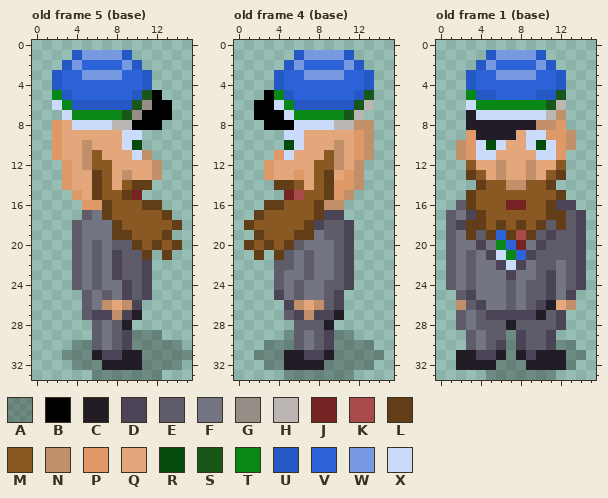
Two states of a pixel-art file, art/cfe-ksv-sass.aseprite. This is how it looked before the edit.
16x34 pixels, 5 frames. Shown: old frame 5 (base), old frame 4 (base), old frame 1 (base). The commit also changed other frames, which this record leaves out.
Visible layers, top first: "kasi", "kann", "fraater", "shadow" opacity 27%.
Palette (. is transparent): A #00000046  B #000000  C #221c26  D #4b4356  E #5f5c6a  F #737582  G #968d86  H #bbb6b3  J #762323  K #a84a4a  L #613e18  M #8a5822  N #c28f6b  P #df9968  Q #e3a77b  R #054c0c  S #185717  T #098717  U #2658c5  V #2d63d8  W #7799e2  X #cbdbfc
Pixels before, old frame 5 (base), first column x 2:
 1 ..UWWWWU......
 2 .UWVVVVWU.....
 3 UVVWWWWVVU....
 4 UVVVVVVVVU....
 5 TUVVVVVVUSB...
 6 XTUUUUUUSGBB..
 7 .XTTTTTSGBBB..
 8 PQXXXXHHBBB...
 9 PQQQQQQXX.....
10 PQQNQQQXR.....
11 PQQNMQQQXN....
12 .PQNMMQQQQN...
13 .PQQLMQNQQN...
14 .PQQLMQMLL....
15 ..PQLMMLJ.....
16 ...PPLMMMLL...
17 ...EFLMMMMML..
18 ..EFFFLMMMMML.
19 ..EFFFLLMMML..
20 ..EFEFEELMLML.
21 ..EFEFDEEL.L..
22 ..EFEFDEED....
23 ..EFEFDEED....
24 ..EFEFFDED....
25 ...EFEFDED....
26 ...EFNQND.....
27 ...EDDNDC.....
28 ....EFEC......
29 ....EFEDAAA...
30 ..AAEFEDAAAAA.
31 .AAACDDCCAAAAA
32 ..AAACCCCAAAA.
33 ....AAAAAAA...
Pixels before, old frame 4 (base), first column x 1:
 1 .....UWWWWU...
 2 ....UWVVVVWU..
 3 ...UVVWWWWVVU.
 4 ...UVVVVVVVVU.
 5 ..BTUVVVVVVUS.
 6 .BBXTUUUUUUSH.
 7 .BBBXTTTTTSH..
 8 ..BBBXXXXHHNN.
 9 ....XXQQQQQPN.
10 ....RXQQQNQPN.
11 ...PXQQQMNQPN.
12 ..PQQQQMMNQN..
13 ..PQQPQMLQPN..
14 ...LLMQMLPPN..
15 ....JKMMLPN...
16 ..LLMMMLNN....
17 .LMMMMMLDD....
18 LMMMMMLDEED...
19 .LMMMLLFEED...
20 LMLMLEFFFED...
21 .L.LEFEFFED...
22 ...EEFEFFED...
23 ...EFFEFFED...
24 ...EFEFFEED...
25 ...DFEFFED....
26 ....DNQNED....
27 ....EDNDDC....
28 .....EEEC.....
29 ....AEFEDAA...
30 ..AAAEFEDAAAA.
31 .AAACCDDCAAAAA
32 ..AACCCCAAAAA.
33 ....AAAAAAA...
Pixels before, old frame 1 (base), first column x 1:
 1 ....UWWWWU....
 2 ...UWVVVVWU...
 3 ..UVVWWWWVVU..
 4 ..UVVVVVVVVU..
 5 ..TUUVVVVUUS..
 6 ..XTTTTTTTSH..
 7 ..CXXXXXXXHN..
 8 ..CCCCCCCNNP..
 9 ..PCCCCQXXPPN.
10 .NPXRXQQXRXPN.
11 .NPXXQQQQXXP..
12 ..MQQNQQNQQM..
13 ..LMQNQQNQML..
14 ...LMMNNMML...
15 ..LMMMMMMMML..
16 .ELMMMJJMMLDD.
17 EFDLMMMMMMLLED
18 EDLLMLMLMLELED
19 EFLELVLKLEDEED
20 EFFDFTVJFDEEED
21 EFEFDXTVDEEEED
22 EFEFFDXDFEEFED
23 EFEFFFDFFEDFED
24 EFEFFFEFEEDFED
25 .EDFFFEFEEDFD.
26 .NEDFFEFEDCQN.
27 .EFEDDDDDCED..
28 .EFEEECEEEED..
29 ..EFEEADEED...
30 ..EFEDADEEDAA.
31 .CCDDCACDCCCAA
32 .CCCCAAACCCCA.
33 ....AAAAAAA...
New version:
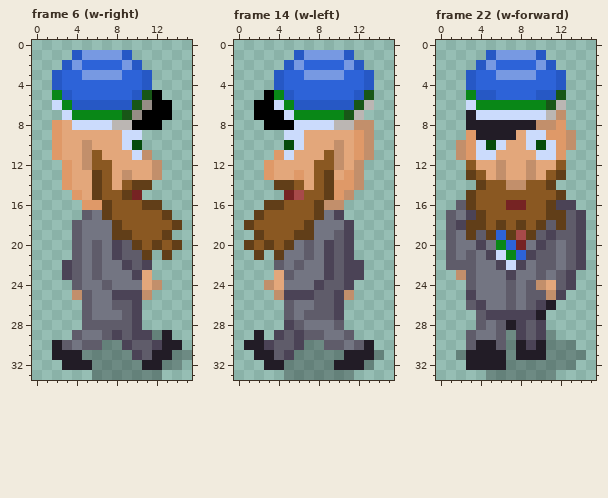
A new or re-ordered frame is compared with the old frame closest to it.
Log entry: Basic movement animations for Sass
The edit:
frames 5 -> 37
Changed rows in their new state; - is an unchanged pixel.
Frame 6 (w-right) is new; against old frame 5 (base), layer "fraater":
first column x 2:
20 ------D------
22 -D----FD-----
23 -D----FFDQ---
24 ----FE-FFQN--
25 --N--FD-DN---
26 -----FEE-----
27 ----FFFED----
28 ---E-E-ED----
29 --EFFEDEDD-C-
30 CEFE-AA-EEDCC
31 CCC-AAAADECC-
32 -CCC-AAAACC--
Frame 14 (w-left) is new; against old frame 4 (base), layer "fraater":
first column x 1:
17 --------F----
18 -------FFF---
19 --------F----
20 -----FE-D----
21 ----F---D----
22 ----FEF-D--D-
23 ---QE-F-D--D-
24 --NQ-F-D-----
25 ---NDDDE--N--
26 ----EFFE-----
27 -----FEEED---
28 ----D-FFFE---
29 -C-DEDE-FFE--
30 CCDEEDAAEEFEC
31 -CCEDAAAA-CCC
32 --CCAAAA-CCC-
Frame 22 (w-forward) is new; against old frame 1 (base), layer "fraater":
first column x 1:
20 -----------F--
21 -----------F--
22 -E------------
23 .N--------FED.
24 ..-------NQED.
25 -.--------ND.-
26 -.---------..-
27 -..-------..--
28 -..-F--D-D..--
29 ----F----DA---
30 ---CCE-CDCA---
31 -A-CC---C-AA--
32 -.---C--AAAA--
